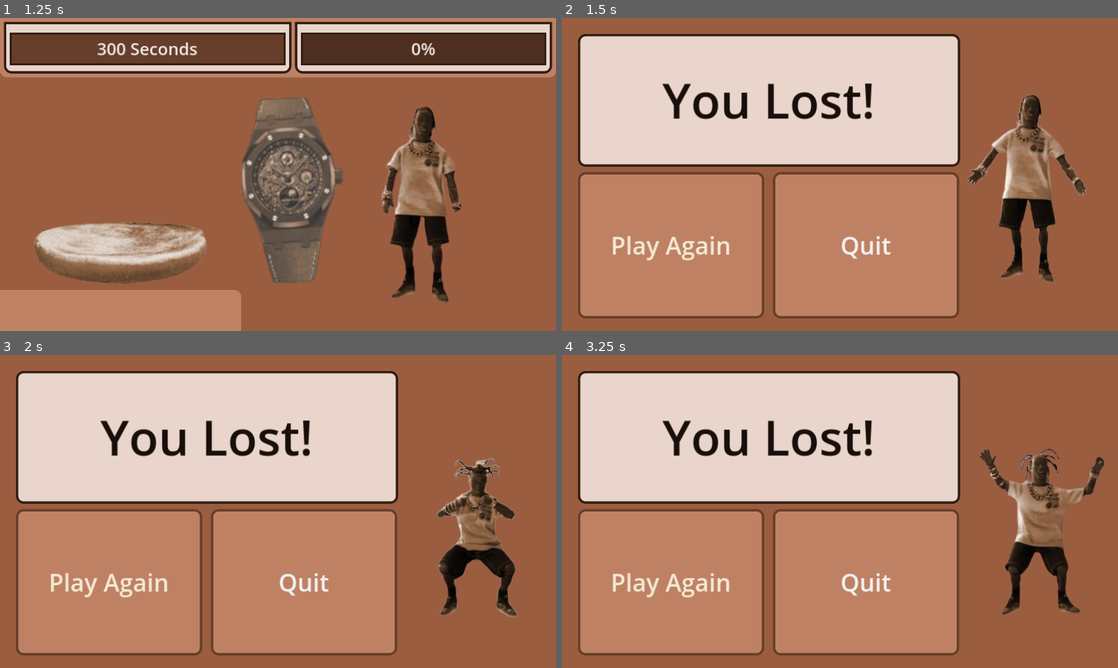
Above: before the commit, frames 1-4 (two rows, left to right).
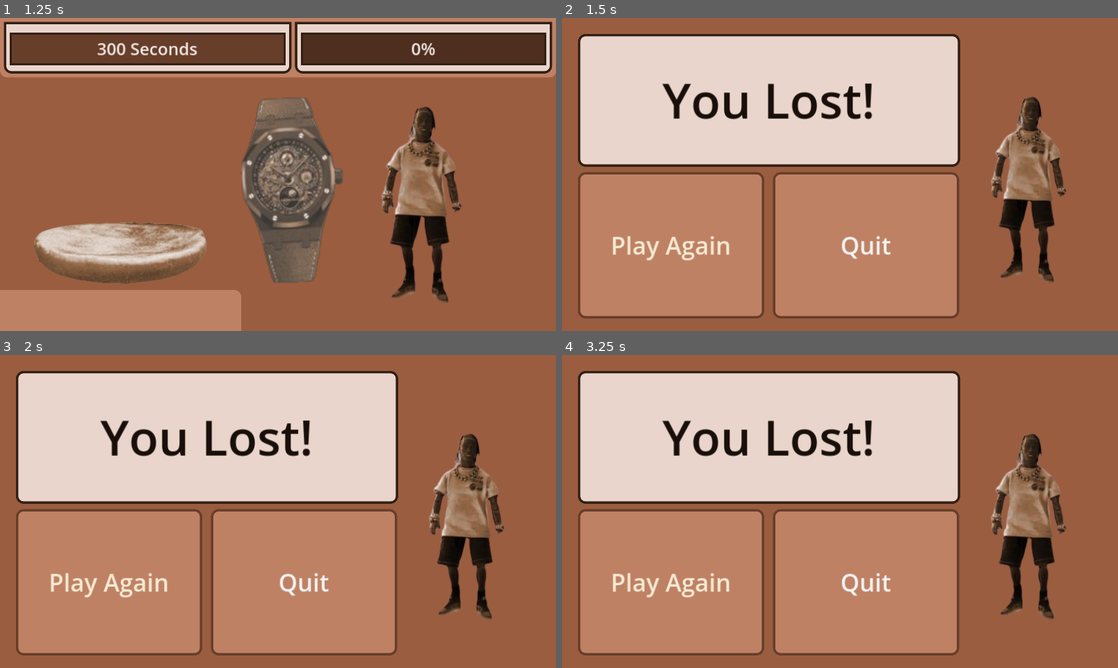
Above: after the commit, the same moments.

Repository: j-hnn/BurgerTopper
Game: Godot game, scene res://MainScenes/start_screen.tscn
The game is run twice, just before and just after one commit, with the same random seed, the same clock (stepped at 60 frames per second) and the same inputs. Before the commit the project starts from res://start_screen.tscn.
Inputs (mouse positions are in pixels of both pictures, inside the frame that each line leads up to):
- Up to frame 1 (1.25 s): click "Start" at 0.5 s
- Up to frame 2 (1.5 s): click (851, 190) at 1.25 s
- Up to frame 3 (2 s): no input
- Up to frame 4 (3.25 s): click "Play Again" at 2 s; click (851, 527) at 2.75 s

Frame 1 is identical in both runs. In frame 2, 1.8% of the frame differs, in the area x 73-95%, y 24-85%; in frame 3, 4.0%; in frame 4, 4.1%, in the area x 75-98%, y 25-85%.

Commit message:
added sounds

Diff:
--- a/MainScenes/game_scene.tscn
+++ b/MainScenes/game_scene.tscn
@@ -22,9 +22,11 @@
 [ext_resource type="PackedScene" uid="uid://bp78qh8acw5w" path="res://food/food_8.tscn" id="10_0j52i"]
 [ext_resource type="Texture2D" uid="uid://cgjucy2t1dewd" path="res://Burger Topper Assets/tjumpclear/tjump8-removebg-preview.png" id="10_srsf0"]
 [ext_resource type="Texture2D" uid="uid://2q3mem4qp5fi" path="res://Burger Topper Assets/tjumpclear/tjump9-removebg-preview.png" id="11_7172l"]
-[ext_resource type="PackedScene" uid="uid://d20yxk46i3m01" path="res://burger_complete.tscn" id="11_shmeh"]
+[ext_resource type="PackedScene" uid="uid://d20yxk46i3m01" path="res://MainScenes/burger_complete.tscn" id="11_tbsvi"]
 [ext_resource type="Texture2D" uid="uid://kg7vhj6my50s" path="res://Burger Topper Assets/TravisIdle.png" id="12_nryqn"]
 [ext_resource type="Texture2D" uid="uid://cwcyks6e7wuja" path="res://Burger Topper Assets/Button.png" id="13_r5adb"]
+[ext_resource type="AudioStream" uid="uid://13obvfs2tc18" path="res://Burger Topper Assets/Sounds/butttonSound.mp3" id="26_dmj3i"]
+[ext_resource type="AudioStream" uid="uid://bxn1iw0835ixi" path="res://Burger Topper Assets/Sounds/burgerComplete.mp3" id="27_cfjwl"]
 
 [sub_resource type="StyleBoxFlat" id="StyleBoxFlat_1e36t"]
 bg_color = Color(0.74902, 0.505882, 0.392157, 1)
@@ -140,7 +142,7 @@
 [node name="GameScene" type="Node2D"]
 script = ExtResource("1_7d7iv")
 food_scene = Array[PackedScene]([ExtResource("2_2agbl"), ExtResource("3_sjijm"), ExtResource("4_uv85v"), ExtResource("5_xilj7"), ExtResource("6_8rfxr"), ExtResource("7_htkkb"), ExtResource("8_4nwfy"), ExtResource("9_7ytw5"), ExtResource("10_0j52i")])
-completed_Scene = Array[PackedScene]([ExtResource("11_shmeh")])
+completed_Scene = Array[PackedScene]([ExtResource("11_tbsvi")])
 
 [node name="CanvasLayer" type="CanvasLayer" parent="."]
 
@@ -267,5 +269,11 @@
 [node name="Timer" type="Timer" parent="."]
 autostart = true
 
+[node name="ButtonSound" type="AudioStreamPlayer2D" parent="."]
+stream = ExtResource("26_dmj3i")
+
+[node name="BurgerCompleteSound" type="AudioStreamPlayer2D" parent="."]
+stream = ExtResource("27_cfjwl")
+
 [connection signal="pressed" from="CanvasLayer/Button" to="." method="_on_button_pressed"]
 [connection signal="timeout" from="Timer" to="." method="_on_timer_timeout"]
--- /dev/null
+++ b/MainScenes/lose_screen.tscn
@@ -0,0 +1,17 @@
+[gd_scene load_steps=4 format=3 uid="uid://dmnm7pfmvptcv"]
+
+[ext_resource type="PackedScene" uid="uid://cqp3ypsu2ix72" path="res://MainScenes/start_screen.tscn" id="1_m3yq0"]
+[ext_resource type="Script" path="res://scripts/lose_screen.gd" id="2_we7qm"]
+[ext_resource type="AudioStream" uid="uid://c4mtmqq6s6ck8" path="res://Burger Topper Assets/Sounds/TravisFall.mp3" id="3_hy1m3"]
+
+[node name="lose_screen" instance=ExtResource("1_m3yq0")]
+script = ExtResource("2_we7qm")
+
+[node name="BurgerTopper" parent="CanvasLayer" index="1"]
+text = "You Lost!"
+
+[node name="start" parent="CanvasLayer" index="2"]
+text = "Play Again"
+
+[node name="LoseSound" type="AudioStreamPlayer2D" parent="." index="1"]
+stream = ExtResource("3_hy1m3")
--- a/start_screen.tscn
+++ b/MainScenes/start_screen.tscn
@@ -1,17 +1,17 @@
 [gd_scene load_steps=15 format=3 uid="uid://cqp3ypsu2ix72"]
 
-[ext_resource type="Script" path="res://scripts/start_screen.gd" id="1_qbljx"]
-[ext_resource type="Texture2D" uid="uid://odynyou0n0xa" path="res://Burger Topper Assets/tjumpclear/tjump1-removebg-preview.png" id="1_qwg7s"]
-[ext_resource type="StyleBox" uid="uid://de55gdy8bnucx" path="res://button.tres" id="2_43euv"]
-[ext_resource type="Texture2D" uid="uid://h7uaaed3nm7m" path="res://Burger Topper Assets/tjumpclear/tjump2-removebg-preview.png" id="2_ocyxb"]
-[ext_resource type="Texture2D" uid="uid://lx03s6op586a" path="res://Burger Topper Assets/tjumpclear/tjump3-removebg-preview.png" id="3_iykqp"]
-[ext_resource type="Texture2D" uid="uid://v7x4y5sow1si" path="res://Burger Topper Assets/tjumpclear/tjump4-removebg-preview.png" id="4_w0hn5"]
-[ext_resource type="Texture2D" uid="uid://dpvpcr0p62mei" path="res://Burger Topper Assets/tjumpclear/tjump5-removebg-preview.png" id="5_qqlqa"]
-[ext_resource type="Texture2D" uid="uid://cix57hlksp8gu" path="res://Burger Topper Assets/tjumpclear/tjump6-removebg-preview.png" id="6_2njno"]
-[ext_resource type="Texture2D" uid="uid://lpy31pjta6ip" path="res://Burger Topper Assets/tjumpclear/tjump7-removebg-preview.png" id="7_4x4j8"]
-[ext_resource type="Texture2D" uid="uid://cgjucy2t1dewd" path="res://Burger Topper Assets/tjumpclear/tjump8-removebg-preview.png" id="8_towej"]
-[ext_resource type="Texture2D" uid="uid://2q3mem4qp5fi" path="res://Burger Topper Assets/tjumpclear/tjump9-removebg-preview.png" id="9_isan8"]
-[ext_resource type="Texture2D" uid="uid://kg7vhj6my50s" path="res://Burger Topper Assets/TravisIdle.png" id="10_t8var"]
+[ext_resource type="Script" path="res://scripts/start_screen.gd" id="1_m7ewq"]
+[ext_resource type="StyleBox" uid="uid://de55gdy8bnucx" path="res://Styles/button.tres" id="2_cv6ud"]
+[ext_resource type="Texture2D" uid="uid://odynyou0n0xa" path="res://Burger Topper Assets/tjumpclear/tjump1-removebg-preview.png" id="3_pmnof"]
+[ext_resource type="Texture2D" uid="uid://h7uaaed3nm7m" path="res://Burger Topper Assets/tjumpclear/tjump2-removebg-preview.png" id="4_ju1op"]
+[ext_resource type="Texture2D" uid="uid://lx03s6op586a" path="res://Burger Topper Assets/tjumpclear/tjump3-removebg-preview.png" id="5_i55gk"]
+[ext_resource type="Texture2D" uid="uid://v7x4y5sow1si" path="res://Burger Topper Assets/tjumpclear/tjump4-removebg-preview.png" id="6_3bqxi"]
+[ext_resource type="Texture2D" uid="uid://dpvpcr0p62mei" path="res://Burger Topper Assets/tjumpclear/tjump5-removebg-preview.png" id="7_llg1j"]
+[ext_resource type="Texture2D" uid="uid://cix57hlksp8gu" path="res://Burger Topper Assets/tjumpclear/tjump6-removebg-preview.png" id="8_h6b5j"]
+[ext_resource type="Texture2D" uid="uid://lpy31pjta6ip" path="res://Burger Topper Assets/tjumpclear/tjump7-removebg-preview.png" id="9_bouj4"]
+[ext_resource type="Texture2D" uid="uid://cgjucy2t1dewd" path="res://Burger Topper Assets/tjumpclear/tjump8-removebg-preview.png" id="10_v2jmg"]
+[ext_resource type="Texture2D" uid="uid://2q3mem4qp5fi" path="res://Burger Topper Assets/tjumpclear/tjump9-removebg-preview.png" id="11_c0j4f"]
+[ext_resource type="Texture2D" uid="uid://kg7vhj6my50s" path="res://Burger Topper Assets/TravisIdle.png" id="12_22x6a"]
 
 [sub_resource type="StyleBoxFlat" id="StyleBoxFlat_7neop"]
 bg_color = Color(0.913725, 0.835294, 0.796078, 1)
@@ -124,9 +124,9 @@
 offset_bottom = 622.0
 theme_override_colors/font_color = Color(0.956863, 0.917647, 0.827451, 1)
 theme_override_font_sizes/font_size = 50
-theme_override_styles/normal = ExtResource("2_43euv")
-theme_override_styles/hover = ExtResource("2_43euv")
-theme_override_styles/pressed = ExtResource("2_43euv")
+theme_override_styles/normal = ExtResource("2_cv6ud")
+theme_override_styles/hover = ExtResource("2_cv6ud")
+theme_override_styles/pressed = ExtResource("2_cv6ud")
 text = "Start"
 
 [node name="quit" type="Button" parent="CanvasLayer"]
@@ -136,9 +136,9 @@
 offset_bottom = 622.0
 theme_override_colors/font_color = Color(0.956863, 0.917647, 0.827451, 1)
 theme_override_font_sizes/font_size = 50
-theme_override_styles/normal = ExtResource("2_43euv")
-theme_override_styles/hover = ExtResource("2_43euv")
-theme_override_styles/pressed = ExtResource("2_43euv")
+theme_override_styles/normal = ExtResource("2_cv6ud")
+theme_override_styles/hover = ExtResource("2_cv6ud")
+theme_override_styles/pressed = ExtResource("2_cv6ud")
 text = "Quit"
 
 [node name="AnimatedSprite2D" type="AnimatedSprite2D" parent="CanvasLayer"]
--- /dev/null
+++ b/MainScenes/win_screen.tscn
@@ -0,0 +1,19 @@
+[gd_scene load_steps=3 format=3 uid="uid://cg3x4woyxjss2"]
+
+[ext_resource type="Script" path="res://scripts/win_screen.gd" id="1_7a4fb"]
+[ext_resource type="AudioStream" uid="uid://dun3e6xxuni8j" path="res://Burger Topper Assets/Sounds/winSound.mp3" id="1_eyba3"]
+
+[node name="win_screen"]
+script = ExtResource("1_7a4fb")
+
+[node name="BurgerTopper" parent="CanvasLayer" index="1"]
+theme_override_font_sizes/font_size = 80
+text = "You defeated Travis!"
+
+[node name="AnimatedSprite2D" parent="CanvasLayer" index="4"]
+position = Vector2(984, 347)
+rotation = -2.98145
+frame_progress = 0.468599
+
+[node name="WinSound" type="AudioStreamPlayer2D" parent="." index="1"]
+stream = ExtResource("1_eyba3")
--- a/lose_screen.tscn
+++ /dev/null
@@ -1,11 +0,0 @@
-[gd_scene load_steps=2 format=3 uid="uid://dmnm7pfmvptcv"]
-
-[ext_resource type="PackedScene" uid="uid://cqp3ypsu2ix72" path="res://start_screen.tscn" id="1_m3yq0"]
-
-[node name="lose_screen" instance=ExtResource("1_m3yq0")]
-
-[node name="BurgerTopper" parent="CanvasLayer" index="1"]
-text = "You Lost!"
-
-[node name="start" parent="CanvasLayer" index="2"]
-text = "Play Again"
--- a/project.godot
+++ b/project.godot
@@ -11,7 +11,7 @@
 [application]
 
 config/name="BurgerTopper"
-run/main_scene="res://start_screen.tscn"
+run/main_scene="res://MainScenes/start_screen.tscn"
 config/features=PackedStringArray("4.1", "Forward Plus")
 config/icon="res://icon.svg"
 
--- a/scripts/game_scene.gd
+++ b/scripts/game_scene.gd
@@ -44,6 +44,7 @@
 
 func _on_button_pressed():
 	pressed = true
+	$ButtonSound.play()
 
 func _process(delta):
 
@@ -56,11 +57,11 @@
 			update_food()
 			spawn_food()
 	elif pressed and not inside:
-		get_tree().change_scene_to_file("res://lose_screen.tscn")
+		get_tree().change_scene_to_file("res://MainScenes/lose_screen.tscn")
 
 	if food_node != null:
 		if food_node.global_position.y >= food_off_marker.global_position.y:
-			get_tree().change_scene_to_file("res://lose_screen.tscn")
+			get_tree().change_scene_to_file("res://MainScenes/lose_screen.tscn")
 
 func stack_food():
 	var food = food_scene[food_number].instantiate()
@@ -78,6 +79,7 @@
 			food_number = 0
 			total_stacks += 1
 			travis.play("celebrate")
+			$BurgerCompleteSound.play()
 			add_complete_burger()
 			restart_stack()
 			await get_tree().create_timer(2.7).timeout
@@ -97,7 +99,7 @@
 		time_left_text.text = str(sec)
 		time_left_bar.value -= 1
 	if total_stacks == 5:
-		get_tree().change_scene_to_file("res://win_screen.tscn")
+		get_tree().change_scene_to_file("res://MainScenes/win_screen.tscn")
 
 func add_complete_burger():
 	var burger = completed_Scene[0].instantiate()
--- /dev/null
+++ b/scripts/lose_screen.gd
@@ -0,0 +1,6 @@
+extends "res://scripts/start_screen.gd"
+
+
+
+func _ready():
+	$LoseSound.play()
--- a/win_screen.tscn
+++ /dev/null
@@ -1,14 +0,0 @@
-[gd_scene load_steps=2 format=3 uid="uid://cg3x4woyxjss2"]
-
-[ext_resource type="PackedScene" uid="uid://dmnm7pfmvptcv" path="res://lose_screen.tscn" id="1_bdqk4"]
-
-[node name="win_screen" instance=ExtResource("1_bdqk4")]
-
-[node name="BurgerTopper" parent="CanvasLayer" index="1"]
-theme_override_font_sizes/font_size = 80
-text = "You defeated Travis!"
-
-[node name="AnimatedSprite2D" parent="CanvasLayer" index="4"]
-position = Vector2(984, 347)
-rotation = -2.98145
-frame_progress = 0.468599
Not shown, added: Burger Topper Assets/Sounds/TravisFall.mp3.import
Renamed: burger.tscn -> MainScenes/burger.tscn
Renamed: burger_complete.tscn -> MainScenes/burger_complete.tscn
Not shown: 1 places in MainScenes/game_scene.tscn that only renumber resources
Not shown: 3 places in MainScenes/start_screen.tscn that only renumber resources
Not shown, added: Burger Topper Assets/Sounds/TravisFall.mp3
Not shown, changed: README.md
